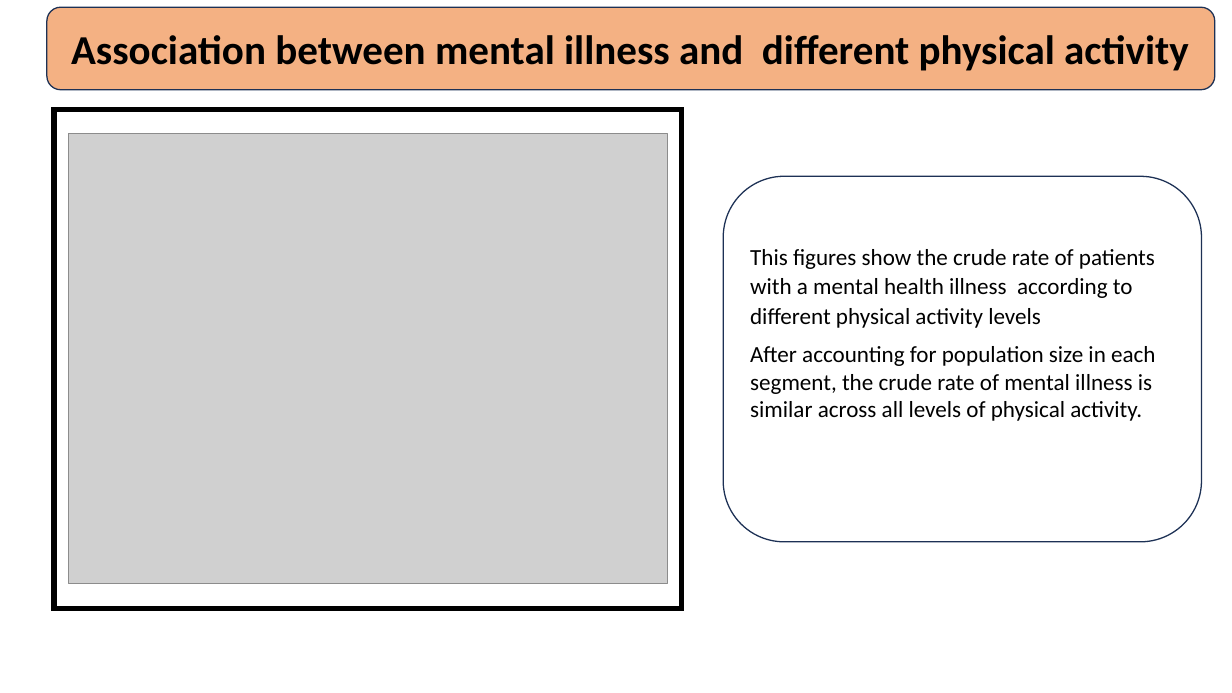
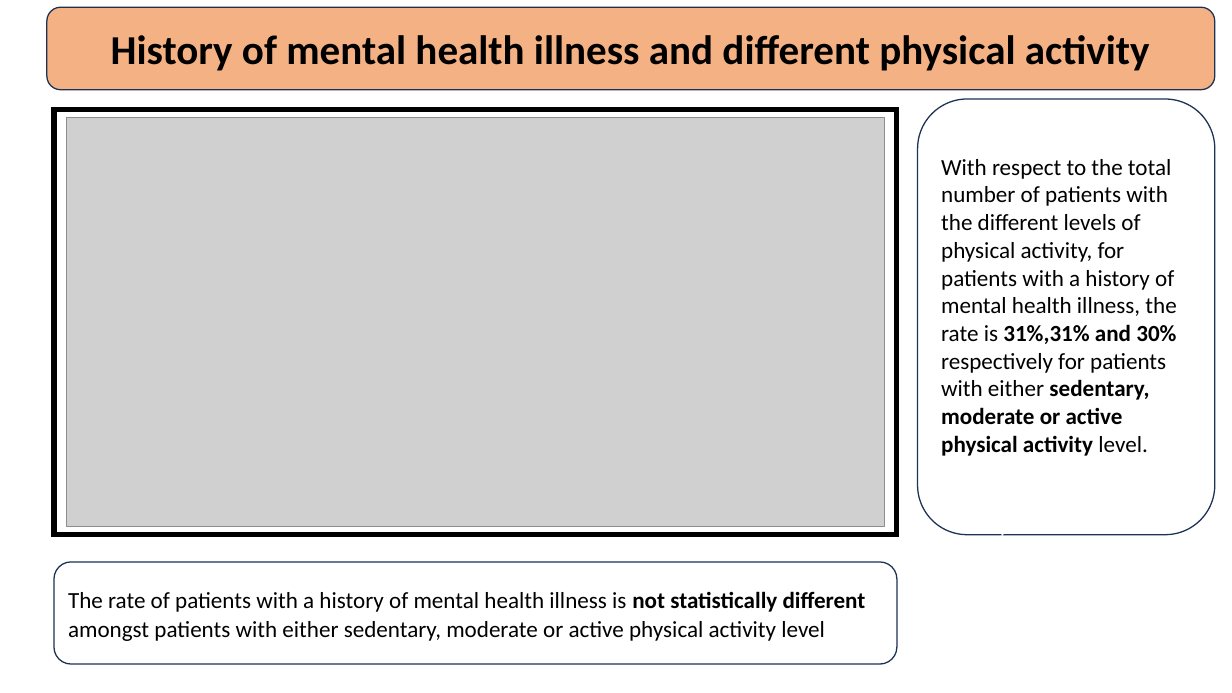
Before and after one commit to hnanji/PREDICTING-MH, a slide deck: slide 14 of reports/mental.health.pptx (slide 13 before the commit). Drawn at 1232x693 pixels with LibreOffice and Linux fonts; fonts in the diff are those of the drawing; grey boxes stand for pictures. Boxes give left, top, right and bottom in pixels: in the first picture for what was removed or moved away, otherwise in the second. Text is boxed around its words. In the diff, an @@ line names an element or a change of style, - is before the commit and + after.

```diff
--- a/reports/mental.health.pptx
+++ b/reports/mental.health.pptx
@@ text in rounded rectangle at [111, 35, 1150, 71]: text changed @@
-Association between mental illness and different physical activity
+History of mental health illness and different physical activity
@@ rectangle: place and size @@
-rectangle at [54, 109, 681, 609]
+rectangle at [54, 109, 897, 534]
@@ picture: place and size @@
-picture at [68, 133, 667, 583]
+picture at [67, 117, 884, 527]
@@ rounded rectangle added at [918, 99, 1215, 534], fill #FFFFFF, outline #1E3256 1 pt, 18 pt, text #000000 @@
+With respect to the total number of patients with the different levels of physical activity, for patients with a history of mental health illness, the rate is 31%,31% and 30% respectively for patients with either sedentary, moderate or active physical activity level.
+• or those between 20-24 years is 12%.
@@ rounded rectangle removed at [724, 177, 1202, 543] @@
-This figures show the crude rate of patients with a mental health illness according to different physical activity levels
-After accounting for population size in each segment, the crude rate of mental illness is similar across all levels of physical activity.
-or those between 20-24 years is 12%.
@@ rounded rectangle added at [54, 562, 897, 665], fill #FFFFFF, outline #1E3256 1 pt, 18 pt, text #000000 @@
+The rate of patients with a history of mental health illness is not statistically different amongst patients with either sedentary, moderate or active physical activity level
```
Also in this commit, not shown: 16 other slides changed, 4 slides added, 2 slides removed.
